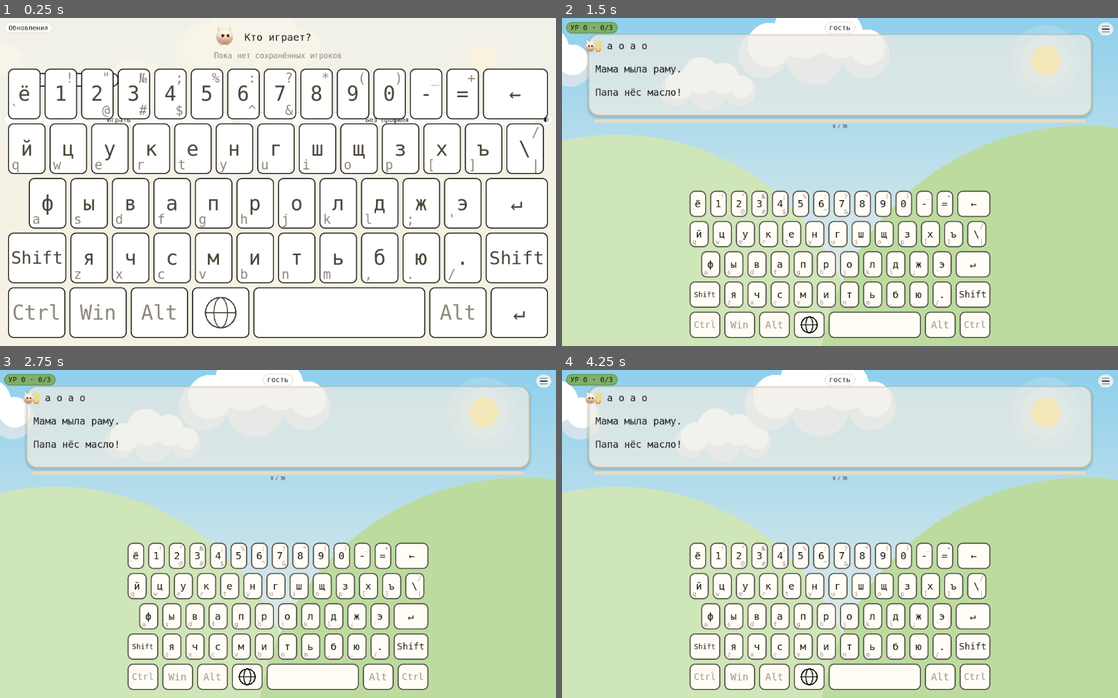
Above: before the commit, frames 1-4 (two rows, left to right).
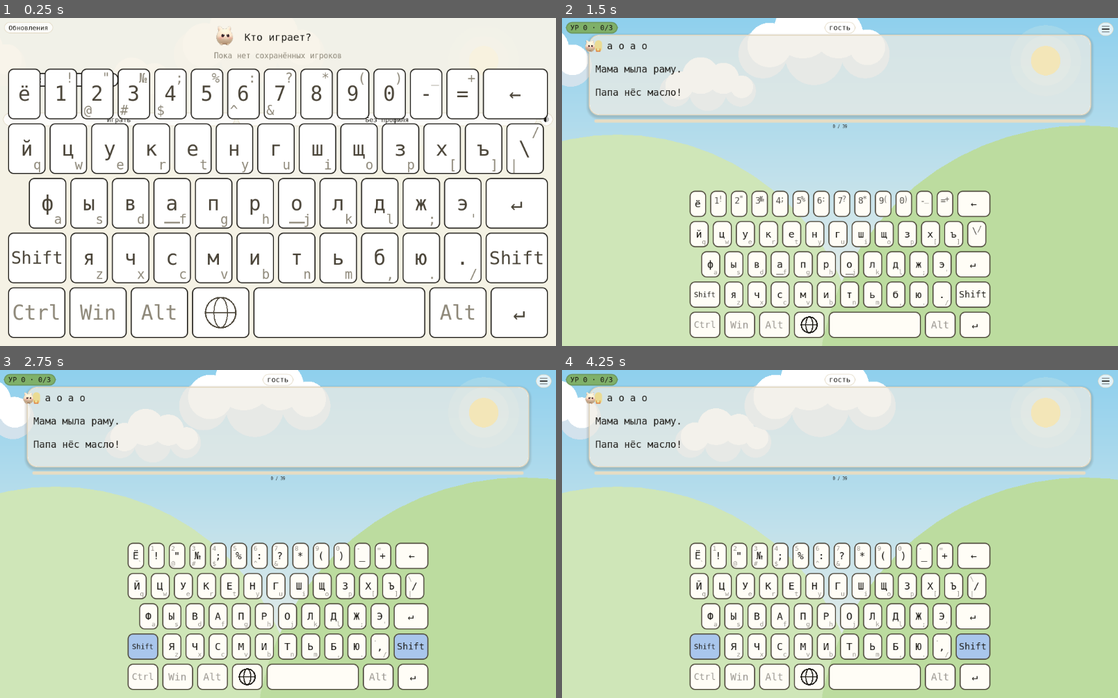
Above: after the commit, the same moments.

Repository: NikitaShubin/ModernBabyType
Game: Godot game, scene res://scenes/main.tscn
Same seed, same stepped clock (60 frames per second), same inputs: the game is played once before the commit and once after it.
Inputs (mouse positions are in pixels of both pictures, inside the frame that each line leads up to):
- Up to frame 1 (0.25 s): no input
- Up to frame 2 (1.5 s): tap Enter at 0.5 s; move the mouse to (962, 165) at 0.52 s; hold Right 0.53-1.28 s; tap Shift at 0.6, 1.35 s; click (962, 165) at 0.67 s; tap Space at 0.77, 1.25 s; move the mouse to (728, 198) at 1.27 s; hold Down from 1.28 s (still down)
- Up to frame 3 (2.75 s): tap Space at 1.52 s; tap Enter at 2, 2.1 s; move the mouse to (333, 461) at 2.02 s; release Down at 2.03 s; hold Right from 2.03 s (still down); tap Shift at 2.3 s
- Up to frame 4 (4.25 s): move the mouse to (812, 599) at 2.77 s; release Right at 2.78 s; hold Up 2.78-3.53 s; tap Keypad Enter at 2.85 s; click (812, 599) at 2.92 s; tap Space at 3.02, 3.77 s; tap Shift at 3.05, 3.8 s; move the mouse to (1006, 583) at 3.52 s; hold Left from 3.53 s (still down); tap Backspace at 3.6 s

The runs differ from the first frame. In frame 1, 1.3% of the frame differs, in the area x 2-97%, y 26-81%; in frame 2, 0.6%; in frame 3, 1.9%, in the area x 23-77%, y 53-95%; in frame 4, 1.9%.
Error before the commit: Invalid assignment of property or key 'bg_color' with value of type 'Color' on a base object of type 'Nil'. (res://scripts/menu.gd:1277)
Error after the commit: Invalid assignment of property or key 'bg_color' with value of type 'Color' on a base object of type 'Nil'. (res://scripts/menu.gd:1307)

Commit message:
Вспышка нажатия, рисочки на а и о, ввод на доске, живое ночное небо
Что просил автор (10.2026):

- «у Ё ещё есть ~» — у ё теперь только своя пара ё/Ё, английского
  обратного апострофа на клавише нет.
- Углы по главной диагонали: русская основа — левый верхний,
  английская — правый нижний, шифты — правый верхний и левый нижний
  (раньше обе раскладки загонялись в левые углы). У каждого знака свой
  угол, и он туда же возвращается.
- Нажатая клавиша вспыхивает отдельной заливкой: видно, что попал в
  неё, а при промахе — что мимо. Физический шифт меняет состояние
  доски мгновенно, как щипок на самой доске.
- Тактильные рисочки у нижнего края клавиш «а» и «о» — те же, что под
  указательными пальцами на настоящей клавиатуре.
- Клавиша ввода: пока часть букв уровня серая (проходится сама), её на
  доске нет — вводить нечего. Когда открылись все буквы или уровень
  пройден, снизу появляется ↵ и листает дальше.
- Ночное небо живое: метеоры падают по диагонали, максимум два в небе и
  раз в 6–13 с (безмятечно, как птицы днём). Гаснут на верхней трети
  неба — ниже всё равно уходят под карточку с текстом. Днём метеоров
  нет; смена дня/ночи разгоняет их сразу.

Тесты: combo_test — вспышка (горит, гаснет сама, промах не зажигает),
ввод на доске (нет при серых буквах, появляется при открытых, в партии
молчит, на финише листает), метеоры (днём нет, ночью падают, толпы нет,
смена режима разгоняет); logic_test — ё без латинской пары и углы по
диагонали.

Попутно починен старый дефект: _find_space_cell искала пробел только в
первой строке, и сценарии половины пробела падали, когда случайный
текст давал пробел не там.

Diff:
--- a/game/scripts/kbd.gd
+++ b/game/scripts/kbd.gd
@@ -78,6 +78,9 @@
 const OVERLOAD := {
 	".": [".", ",", "/", "?"],
 	"\\": ["\\", "/", "\\", "|"],
+	# «ё» — буква без английской пары: на настоящей русской раскладке
+	# на ней только «ё» и «Ё» (автор 10.2026: «у Ё ещё есть ~»).
+	"ё": ["ё", "Ё", "ё", "Ё"],
 }
 
 ## Знаки с шифтом у тех клавиш, чья пара в английской раскладке — сама
@@ -177,10 +180,12 @@
 ## Свой угол знака: по РОЛИ в легендах, а не по месту в списке мелких.
 ## Иначе все буквы делят один угол (автор 10.2026: «у каждого знака на
 ## клавише свой угол, и она должна из него выходить в центр и
-## возвращаться назад в свой угол»). Углы: 0 — левый верхний,
-## 1 — правый верхний, 2 — левый нижний, 3 — правый нижний.
-## У буквенных клавиш рисуются только основания двух раскладок:
-## русская — в левом верхнем, латинская — в левом нижнем.
+## возвращаться назад в свой угол»).
+## Раскладки стоят по главной диагонали (автор 10.2026: «кириллица и
+## латинница в противоположных углах на главной диагонали, а ты загнал
+## их обеих в левые углы»): русская основа — левый верхний, русский
+## шифт — правый верхний, английская основа — правый нижний,
+## английский шифт — левый нижний.
 static func corner_for(s: String, sym: String) -> int:
 	if sym == "":
 		return 0
@@ -509,7 +514,8 @@
 	ci: CanvasItem, area: Rect2, lang: String, shift: bool,
 	enter: bool, font: Font, fs: int, sb: StyleBox, sb_on: StyleBox, ink: Color,
 	hi: Array = [], hi_sb: StyleBox = null, ink_dim: Color = Color(0, 0, 0, 0),
-	morph := 1.0, morph_from := "", morph_shift := false
+	morph := 1.0, morph_from := "", morph_shift := false,
+	press_sb: StyleBox = null, press_key := ""
 ) -> void:
 	# hi — подписи клавиш, которые игра подсвечивает после простоя
 	# (вместо текстовой подсказки «Нажми К»). hi_sb рисует их вызыватель
@@ -518,6 +524,8 @@
 	# противоположной руки) с мягкой градиентной границей.
 	# ink_dim — приглушённые чернила для неактивных подписей: у каждой
 	# буквы напечатаны обе раскладки, активная светится ярче.
+	# press_sb — заливка нажатой клавиши: человек должен видеть, что
+	# попал в ту самую клавишу (или промахнулся мимо всех).
 	# morph (0..1), morph_from и morph_shift — перелёт: старая
 	# центральная подпись уходит в свой угол, новая выходит из своего
 	# в центр (требование автора 10.2026). morph_from пустой или
@@ -533,6 +541,8 @@
 		var r := b["r"] as Rect2
 		var s := String(b["s"])
 		var box := sb_on if (s == "Shift" or s == "ShiftR") and shift else sb
+		if press_sb != null and s == press_key:
+			box = press_sb
 		var hi_side := _hi_side_for(s, hi)
 		var exact := hi_sb != null and s in hi
 		if exact:
@@ -607,6 +617,10 @@
 		Vector2(r.get_center().x - tw * 0.5, r.get_center().y + float(font.get_height(f)) * 0.3),
 		main, HORIZONTAL_ALIGNMENT_LEFT, -1.0, f, ink
 	)
+	# Рисочки под указательные пальцы: на настоящей клавиатуре клавиши
+	# «а» и «о» приподняты, их находят не глядя.
+	if s == "а" or s == "о":
+		_bump(ci, r, dim)
 	var smalls := small_legends(s, lang, shift)
 	for i in smalls.size():
 		var t := String(smalls[i])
@@ -672,9 +686,9 @@
 		1:
 			return Rect2(r.end.x - w - pad, r.position.y + pad, w, h)
 		2:
+			return Rect2(r.end.x - w - pad, r.end.y - h - pad, w, h)
+		3:
 			return Rect2(r.position.x + pad, r.end.y - h - pad, w, h)
-		3:
-			return Rect2(r.end.x - w - pad, r.end.y - h - pad, w, h)
 	return Rect2(r.position.x + pad, r.position.y + pad, w, h)
 
 
@@ -713,6 +727,17 @@
 			ci.draw_rect(Rect2(r.position.x + half - (float(i) + 1.0) * w, r.position.y, w + 1.0, r.size.y), c)
 
 
+## Тактильный рисочек на «а» и «о»: на настоящей клавиатуре под указательными
+## пальцами клавиши чуть приподняты — их находят не глядя. Рисуем
+## короткую черту у нижнего края клавиши.
+static func _bump(ci: CanvasItem, r: Rect2, ink: Color) -> void:
+	var w := r.size.x * 0.42
+	var h := maxf(2.0, r.size.y * 0.035)
+	var x := r.get_center().x - w * 0.5
+	var y := r.end.y - h - r.size.y * 0.10
+	ci.draw_rect(Rect2(x, y, w, h), ink)
+
+
 ## Глобус кнопки языка: круг, вертикальный меридиан-эллипс и горизонталь.
 static func _draw_globe(ci: CanvasItem, c: Vector2, rad: float, ink: Color) -> void:
 	ci.draw_arc(c, rad, 0.0, TAU, 32, ink, 2.5)
--- a/game/scripts/main.gd
+++ b/game/scripts/main.gd
@@ -160,9 +160,16 @@
 var kb_morph_from := ""
 ## Состояние шифта, из которого шёл перелёт.
 var kb_morph_shift := false
+## Клавиша под пальцем и сколько она ещё горит: человек должен видеть,
+## что нажал ту самую клавишу (или промахнулся мимо всех).
+var kb_press := ""
+var kb_press_t := 0.0
+const KB_PRESS_T := 0.22
 var kb_shift := false
 var kb_key_sb: StyleBoxFlat
 var kb_on_sb: StyleBoxFlat
+## Заливка нажатой клавиши: та же краска ночью.
+var kb_press_sb: StyleBoxFlat
 var kb_hi_sb: StyleBoxFlat
 
 
@@ -315,6 +322,8 @@
 	bar_fill_sb = Ui.panel_sb(Color("#7fb069"), 5.0)
 	kb_key_sb = Ui.panel_sb(Color("#fffdf6"), 10.0, Color("#4a4438"), 2.0, false)
 	kb_on_sb = Ui.panel_sb(Color("#a9c6ec"), 10.0, Color("#4a4438"), 2.0, false)
+	# Нажатая клавиша — заметная заливка: попал или промахнулся.
+	kb_press_sb = Ui.panel_sb(Color("#ffd98a"), 10.0, Color("#4a4438"), 2.5, false)
 	kb_hi_sb = Ui.panel_sb(Color("#ffd75e"), 10.0, Color("#4a4438"), 2.0, false)
 	card_p = _panel_node(card_sb)
 	hud_p = _panel_node(pill_sb)
@@ -373,6 +382,8 @@
 		kb_hi_sb.border_color = Color("#ffd75e")
 		kb_on_sb.bg_color = Color("#8ab4e0")
 		kb_on_sb.border_color = Color("#8b93a8")
+		kb_press_sb.bg_color = Color("#6b5a2a")
+		kb_press_sb.border_color = Color("#8b93a8")
 		# Ночью буквы светлые, а заяц и ёж — белые спрайты: без контура
 		# буква, попавшая на спрайт, терялась (видел на эмуляторе).
 		for tl in text_labels:
@@ -393,6 +404,8 @@
 		kb_hi_sb.bg_color = Color("#ffd75e")
 		kb_hi_sb.border_color = Color("#4a4438")
 		kb_on_sb.bg_color = Color("#a9c6ec")
+		kb_press_sb.bg_color = Color("#ffd98a")
+		kb_press_sb.border_color = Color("#4a4438")
 		kb_on_sb.border_color = Color("#4a4438")
 		# Днём буквы тёмные на светлой карточке — контур не нужен.
 		for tl in text_labels:
@@ -1055,6 +1068,13 @@
 	# глобусу состояние не перебивает.
 	if ke.unicode > 0:
 		_follow_keyboard_lang(String.chr(ke.unicode))
+	# Физический шифт — тоже шифт доски: состояние клавиш должно меняться
+	# сразу, как его меняет щипок на самой доске (автор 10.2026: «нажатие
+	# шифта должно сразу менять состояние клавиш»). Отпускание приходит
+	# отдельным событием с pressed = false — его мы уже отсеяли выше.
+	if ke.keycode == KEY_SHIFT:
+		_set_kb_shift(not kb_shift)
+		return
 	_poke_idle()
 	if ke.keycode == KEY_ESCAPE:
 		if menu_open:
@@ -1518,6 +1538,9 @@
 	# тянуть игру.
 	if kb_morph < 1.0:
 		kb_morph = minf(1.0, kb_morph + dt / KB_MORPH_T)
+		queue_redraw()
+	if kb_press_t > 0.0:
+		kb_press_t = maxf(0.0, kb_press_t - dt)
 		queue_redraw()
 	# Высота раскладки — всегда своя клавиатура: система больше не
 	# участвует, замеров и подстройки нет, раскладка не прыгает сама.
@@ -2225,22 +2248,50 @@
 		c.a = 0.45 + 0.35 * pulse
 		kb_hi_sb.bg_color = c
 	Kbd.draw(
-		self, _own_rect(), kb_lang, kb_shift, false, mono,
+		self, _own_rect(), kb_lang, kb_shift, _kb_enter_shown(), mono,
 		int(30.0 * k), kb_key_sb, kb_on_sb, _ui_ink(), hi, kb_hi_sb, _ui_dim(),
-		kb_morph, kb_morph_from, kb_morph_shift
+		kb_morph, kb_morph_from, kb_morph_shift, kb_press_sb, kb_press
 	)
 
 
 ## Нажатие на свою клавишу: символ — в _type_char, стереть — в _backspace,
 ## слой — дальше по кругу, шифт — флип. Напрямую, без key-событий: IME тут
 ## не участвует вообще, composing-переписям неоткуда взяться.
+## Вспышка нажатой клавиши: человек должен видеть, что попал именно в неё
+## (а если промахнулся — что не попал ни в одну). Гасится сама.
+func _flash(key: String) -> void:
+	kb_press = key
+	kb_press_t = KB_PRESS_T
+	queue_redraw()
+
+
+## Показывает ли доска ввод ↵. Пока часть букв текста ещё серая
+## (проходится сама), ввода на доске нет — и вводить нечего. Когда
+## открылись все буквы уровня (или он пройден), снизу появляется ↵,
+## как на настоящей клавиатуре (автор 10.2026: «к полной разблокировке
+## всех клавиш эта клавиша точно должна быть»).
+func _kb_enter_shown() -> bool:
+	if state == "won" or state == "lost":
+		return true
+	if display_lines.is_empty():
+		return false
+	for line in display_lines:
+		for i in line.length():
+			var ch := line.substr(i, 1)
+			if ch != " " and not _is_active(ch):
+				return false
+	return true
+
+
 func _own_press(pos: Vector2) -> bool:
 	if not _own_shown():
 		return false
 	_poke_idle()
-	var act := Kbd.hit(_own_rect(), kb_shift, false, pos)
+	var act := Kbd.hit(_own_rect(), kb_shift, _kb_enter_shown(), pos)
 	if act == "":
 		return false
+	# Вспышка сразу на любую нажатую клавишу — человек видит, куда попал.
+	_flash(act)
 	if act == "ввод":
 		# Как физический Enter: на финале — дальше, в партии молчит.
 		if state != "playing":
--- a/game/scripts/meadow.gd
+++ b/game/scripts/meadow.gd
@@ -18,6 +18,12 @@
 ## Птицы: [pos, phase, size, dir, age]. Летают только днём.
 var _birds: Array = []
 var _bird_cd := 4.0
+## Метеоры: [pos, dir, len, life, speed]. Падают только ночью — днём небо
+## и так живое (птицы, облака), а ночью оно было пустое и скучное
+## (автор 10.2026: «ночное небо слишком скучное, надо добавить метеоритов
+## или комет… пусть ночью тоже что-то будет»).
+var _meteors: Array = []
+var _meteor_cd := 3.0
 
 
 func _ready() -> void:
@@ -41,9 +47,11 @@
 		grad.set_color(1, Color("#f7f3e8"))
 	_sky.gradient = grad
 	# Смена дня/ночи разгоняет стаю сразу: ночные птицы не летают,
-	# дневные при ночи не нужны.
+	# дневные при ночи не нужны. С метеорами так же.
 	_birds.clear()
 	_bird_cd = 6.0
+	_meteors.clear()
+	_meteor_cd = 3.5
 	queue_redraw()
 
 
@@ -58,6 +66,24 @@
 	if not night and _bird_cd <= 0.0 and _birds.size() < 3:
 		_bird_cd = randf_range(8.0, 16.0)
 		_spawn_bird()
+	# Метеоры — только ночью, не чаще одной штуки в 6–13 секунд и не
+	# больше двух в небе: безмятечность важнее зрелищности.
+	if night:
+		_meteor_cd -= dt
+		if _meteor_cd <= 0.0 and _meteors.size() < 2:
+			_meteor_cd = randf_range(6.0, 13.0)
+			_spawn_meteor()
+		for i in range(_meteors.size() - 1, -1, -1):
+			var m: Array = _meteors[i]
+			var mv := (m[1] as Vector2) * float(m[4]) * dt
+			m[0] = (m[0] as Vector2) + mv
+			m[3] = float(m[3]) + dt
+			# Гасим на верхней трети неба: ниже метеор всё равно уходит
+			# под карточку с текстом, где его не видно.
+			var ms := get_viewport_rect().size
+			if (m[0] as Vector2).y > ms.y * 0.45 or (m[0] as Vector2).x < -80.0 \
+				or (m[0] as Vector2).x > ms.x + 80.0:
+				_meteors.remove_at(i)
 	for i in range(_birds.size() - 1, -1, -1):
 		var b: Array = _birds[i]
 		b[0] = (b[0] as Vector2) + Vector2(float(b[3]) * _bird_speed(), 0.0) * dt
@@ -87,6 +113,43 @@
 	_birds.append([
 		pos, randf() * TAU, randf_range(9.0, 14.0) * _scale(), dir, 0.0
 	])
+
+
+## Новый метеор: падает сверху по диагонали вниз, хвост смотрит назад
+## по движению. Длина и скорость — с разбросом, чтобы два подряд не
+## были копией.
+func _spawn_meteor() -> void:
+	var s := get_viewport_rect().size
+	if s.x <= 0.0 or s.y <= 0.0:
+		return
+	var sc := _scale()
+	var side := 1.0 if randf() < 0.5 else -1.0
+	var dir := Vector2(side * randf_range(0.30, 0.75), 1.0).normalized()
+	_meteors.append([
+		Vector2(randf_range(s.x * 0.12, s.x * 0.88), -20.0 * sc),
+		dir, randf_range(40.0, 90.0) * sc, 0.0, randf_range(260.0, 420.0) * sc
+	])
+
+
+## Метеор: яркая голова и хвост из четырёх отрезков с падающей
+## прозрачностью. Затухает по краям полёта: на чём-то исчезает резко.
+func _draw_meteors() -> void:
+	var sc := _scale()
+	for m in _meteors:
+		var p: Vector2 = m[0]
+		var dir: Vector2 = m[1]
+		var life: float = float(m[3])
+		var ln: float = float(m[2])
+		var fade := clampf(life * 2.0, 0.0, 1.0)
+		for i in 4:
+			var t0 := float(i) / 4.0
+			var t1 := float(i + 1) / 4.0
+			draw_line(
+				p - dir * ln * t1, p - dir * ln * t0,
+				Color(1.0, 0.97, 0.88, (1.0 - t0) * 0.80 * fade),
+				(2.8 - 0.5 * float(i)) * sc
+			)
+		draw_circle(p, 2.6 * sc, Color(1.0, 0.99, 0.95, fade))
 
 
 ## Чайка-галочка: два крыла-дуги, машут синусом от фазы и возраста.
@@ -146,6 +209,8 @@
 	if night:
 		_draw_stars(s)
 		_draw_moon(s)
+		# Метеоры — по небу, до холмов: падая, они не летят над землёй.
+		_draw_meteors()
 	else:
 		_draw_sun(s)
 	# Холмы — поверх звёзд: небо кончается там, где начинается земля,
--- a/game/scripts/menu.gd
+++ b/game/scripts/menu.gd
@@ -88,8 +88,15 @@
 const KB_MORPH_T := 0.22
 ## Состояние шифта, из которого шёл перелёт.
 var kb_morph_shift := false
+## Клавиша под пальцем и сколько она ещё горит: человек должен видеть,
+## что нажал ту самую клавишу (или промахнулся мимо всех).
+var kb_press := ""
+var kb_press_t := 0.0
+const KB_PRESS_T := 0.22
 var kb_shift := false
 var kb_key_sb: StyleBoxFlat
+## Заливка нажатой клавиши (та же краска ночью).
+var kb_press_sb: StyleBoxFlat
 ## Ручной режим ночи из настроек: 0 день, 1 ночь, -1 авто (система).
 ## Кнопка крутит по кругу день → ночь → авто.
 var nmode := -1
@@ -108,8 +115,16 @@
 	Kbd.draw(
 		self, _own_rect(), kb_lang, kb_shift, true, mono,
 		int(30.0 * k), kb_key_sb, selbox_sb, _uitext(), [], null, _dim(),
-		kb_morph, kb_morph_from, kb_morph_shift
+		kb_morph, kb_morph_from, kb_morph_shift, kb_press_sb, kb_press
 	)
+
+
+## Вспышка нажатой клавиши: человек должен видеть, что попал именно в неё
+## (а если промахнулся — что не попал ни в одну). Гасится сама.
+func _flash(key: String) -> void:
+	kb_press = key
+	kb_press_t = KB_PRESS_T
+	queue_redraw()
 
 
 func _own_press(pos: Vector2) -> bool:
@@ -118,6 +133,7 @@
 	var act := Kbd.hit(_own_rect(), kb_shift, true, pos)
 	if act == "":
 		return false
+	_flash(act)
 	if act == "стереть":
 		input_text = input_text.left(maxi(0, input_text.length() - 1))
 	elif act == "язык":
@@ -161,6 +177,8 @@
 	row_idle_sb = Ui.panel_sb(Color(1, 1, 1, 0.45), 12.0)
 	box_sb = Ui.panel_sb(Color("#ffffff"), 10.0, INK, 2.0, false)
 	kb_key_sb = Ui.panel_sb(Color("#ffffff"), 10.0, INK, 2.0, false)
+	# Нажатая клавиша — заметная заливка: попал или промахнулся.
+	kb_press_sb = Ui.panel_sb(Color("#ffd98a"), 10.0, INK, 2.5, false)
 	selbox_sb = Ui.panel_sb(Color("#a9c6ec"), 10.0, INK, 2.0, false)
 	hint_sb = Ui.panel_sb(Color(1, 1, 1, 0.72), 14.0, Color("#e0d5bd"), 1.5, false)
 	_meadow = Meadow.new()
@@ -343,6 +361,13 @@
 	# автора 10.2026).
 	if ke.unicode > 0:
 		_follow_keyboard_lang(String.chr(ke.unicode))
+	# Физический шифт — тоже шифт доски: состояние клавиш должно меняться
+	# сразу, как его меняет щипок на самой доске (автор 10.2026: «нажатие
+	# шифта должно сразу менять состояние клавиш»). Отпускание приходит
+	# отдельным событием с pressed = false — его мы уже отсеяли выше.
+	if ke.keycode == KEY_SHIFT:
+		_set_kb_shift(not kb_shift)
+		return
 	if ke.keycode == KEY_F2:
 		chosen.emit(resume_user)
 		_eaten()
@@ -419,6 +444,9 @@
 func _process(dt: float) -> void:
 	if kb_morph < 1.0:
 		kb_morph = minf(1.0, kb_morph + dt / KB_MORPH_T)
+		queue_redraw()
+	if kb_press_t > 0.0:
+		kb_press_t = maxf(0.0, kb_press_t - dt)
 		queue_redraw()
 	_poll_update()
 
@@ -1273,6 +1301,8 @@
 		hint_sb.border_color = Color("#3a4a6b")
 		kb_key_sb.bg_color = Color("#232c44")
 		kb_key_sb.border_color = Color("#8b93a8")
+		kb_press_sb.bg_color = Color("#6b5a2a")
+		kb_press_sb.border_color = Color("#8b93a8")
 	else:
 		row_idle_sb.bg_color = Color(1, 1, 1, 0.45)
 		box_sb.bg_color = Color("#ffffff")
@@ -1283,6 +1313,8 @@
 		hint_sb.border_color = Color("#e0d5bd")
 		kb_key_sb.bg_color = Color("#ffffff")
 		kb_key_sb.border_color = INK
+		kb_press_sb.bg_color = Color("#ffd98a")
+		kb_press_sb.border_color = INK
 	if _meadow != null:
 		_meadow.night = night
 		_meadow._apply_sky()
--- a/game/tests/combo_test.gd
+++ b/game/tests/combo_test.gd
@@ -666,7 +666,11 @@
 
 func _kbd_buttons() -> Dictionary:
 	var out := {}
-	for b in Kbd.buttons(_main._own_rect(), _main.kb_shift):
+	# Флаг ввода — как в игре: пока не все буквы открылись, клавиши
+	# ↵ на доске нет, и геометрия низа иначе.
+	for b in Kbd.buttons(
+		_main._own_rect(), _main.kb_shift, _main._kb_enter_shown()
+	):
 		var rect: Rect2 = b["r"]
 		var label := String(b["s"])
 		out[label] = rect.get_center()
@@ -1582,16 +1586,20 @@
 
 
 ## Ставит зайца на первый пробел первой строки (для проверки половин).
+## Встать курсором на пробел — в любой строке, не только в первой: текст
+## уровня случаен, и пробел в первой строке не гарантирован (сценарий
+## половины пробела падал из-за этого).
 func _find_space_cell() -> bool:
-	var line: String = _main.display_lines[0]
-	for p in line.length():
-		if line.substr(p, 1) == " ":
-			_main.cursor_line = 0
-			_main.cursor_pos = p
-			_main.hero_r = _main._hero_pos()
-			_main.errors.clear()
-			_main.idle_t = _main._hint_delay() + 0.5
-			return _main._current() == " "
+	for l in _main.display_lines.size():
+		var line: String = _main.display_lines[l]
+		for p in line.length():
+			if line.substr(p, 1) == " ":
+				_main.cursor_line = l
+				_main.cursor_pos = p
+				_main.hero_r = _main._hero_pos()
+				_main.errors.clear()
+				_main.idle_t = _main._hint_delay() + 0.5
+				return _main._current() == " "
 	return false
 
 
@@ -1734,6 +1742,159 @@
 		_main.typed_ok == ok0 + 1 or _main.errors.size() == marks0 + 1,
 		"%s: the backslash press vanished" % tag
 	)
+
+
+## 46. Клавиша ввода: пока часть букв серая, её на доске нет — вводить
+## нечего. Когда открылись все буквы уровня, снизу появляется ↵, и он
+## листает дальше (автор 10.2026: «к полной разблокировке всех клавиш эта
+## клавиша точно должна быть»).
+func _case_enter_key() -> void:
+	_fresh(0, 0)
+	_kbd_on()
+	var tag := "enter key"
+	# Серые буквы на месте — ввода нет.
+	_check(
+		not _main._kb_enter_shown(),
+		"%s: the enter key shows while letters are still grey" % tag
+	)
+	# Открываем все буквы текста (как это делает верный ввод).
+	for ch: String in _text_chars():
+		_main.active[ch] = true
+	_main.active[" "] = true
+	_check(
+		_main._kb_enter_shown(),
+		"%s: the enter key did not appear with all letters unlocked" % tag
+	)
+	var btns := _kbd_buttons()
+	if not btns.has("↵"):
+		_check(false, "%s: no enter key on the board" % tag)
+		return
+	# Пока текст не дописан, ввод на доске честно молчит (как физический).
+	var ok0: int = _main.typed_ok
+	_main._own_press(btns["↵"])
+	_tick(tag)
+	_check(
+		String(_main.state) == "playing",
+		"%s: the enter key advanced mid-text (state=%s)" % [tag, _main.state]
+	)
+	# Дописали уровень верно — ввод листает дальше.
+	for _i in 400:
+		if String(_main.state) == "won":
+			break
+		var want: String = _main._current()
+		if want == "":
+			break
+		_main._type_char(want)
+	_tick(tag)
+	if String(_main.state) == "won":
+		var btns2 := _kbd_buttons()
+		if btns2.has("↵"):
+			_main._own_press(btns2["↵"])
+			_tick(tag)
+			_check(
+				String(_main.state) != "won",
+				"%s: the enter key did not start the next level" % tag
+			)
+
+
+## Все непустые символы уровня — чтобы «открыть» их в active.
+func _text_chars() -> Array[String]:
+	var out: Array[String] = []
+	for line: String in _main.display_lines:
+		for i in line.length():
+			var ch: String = line.substr(i, 1)
+			if ch != "" and not out.has(ch):
+				out.append(ch)
+	return out
+
+
+## 47. Ночное небо живое: метеоры падают ночью и не летают днём
+## (автор 10.2026: «ночное небо слишком скучное… пусть ночью тоже
+## что-то будет»).
+func _case_night_meteors() -> void:
+	_fresh(0, 0)
+	var tag := "night meteors"
+	var m: Node = _main.get_node_or_null("Meadow")
+	if m == null:
+		for c in _main.get_children():
+			if c is Meadow:
+				m = c
+				break
+	if m == null:
+		_check(false, "%s: the meadow is missing" % tag)
+		return
+	# Днём метеоров нет.
+	m.night = false
+	m._meteor_cd = 0.0
+	m._meteors.clear()
+	for _i in 120:
+		m._process(1.0 / 60.0)
+	_check(
+		(m._meteors as Array).is_empty(),
+		"%s: meteors fly in the daytime (%d)" % [tag, (m._meteors as Array).size()]
+	)
+	# Ночью появляются и улетают за край.
+	m.night = true
+	m._meteor_cd = 0.0
+	for _i in 120:
+		m._process(1.0 / 60.0)
+	_check(
+		not (m._meteors as Array).is_empty(),
+		"%s: no meteor after two seconds of night sky" % tag
+	)
+	var first: Vector2 = (m._meteors as Array)[0][0]
+	m._process(0.2)
+	var moved: Vector2 = (m._meteors as Array)[0][0]
+	_check(moved.y > first.y, "%s: the meteor does not fall" % tag)
+	for _i in 900:
+		m._process(1.0 / 60.0)
+	_check(
+		(m._meteors as Array).size() <= 2,
+		"%s: the night sky is crowded (%d)" % [tag, (m._meteors as Array).size()]
+	)
+	# Смена на день разгоняет метеоры сразу.
+	m.night = false
+	m._apply_sky()
+	_check(
+		(m._meteors as Array).is_empty(),
+		"%s: meteors survived the switch to day" % tag
+	)
+
+
+## 45. Нажатая клавиша вспыхивает: человек должен видеть, что попал
+## именно в неё, а если промахнулся — что мимо. Вспышка гасится сама.
+func _case_press_flash() -> void:
+	_fresh(0, 1)
+	_kbd_on()
+	var tag := "press flash"
+	var btns := _kbd_buttons()
+	_main._own_press(btns["пробел"])
+	_tick(tag)
+	_check(
+		String(_main.kb_press) == "пробел" and float(_main.kb_press_t) > 0.0,
+		"%s: the pressed key does not light up (got «%s»)" % [tag, _main.kb_press]
+	)
+	# Гаснет сама, без новых нажатий.
+	for _i in 40:
+		_tick(tag)
+	_check(
+		float(_main.kb_press_t) <= 0.0,
+		"%s: the flash never faded (%.2f)" % [tag, _main.kb_press_t]
+	)
+	# Промахнулся — не засветилась ни одна клавиша.
+	_main.kb_press = ""
+	_main.kb_press_t = 0.0
+	_main._own_press(Vector2(-50.0, -50.0))
+	_check(
+		String(_main.kb_press) == "" and float(_main.kb_press_t) <= 0.0,
+		"%s: a miss outside the board lit something up" % tag
+	)
+	# Физический шифт меняет состояние доски мгновенно (автор 10.2026).
+	_main.kb_press_t = 0.0
+	_main.call("_unhandled_key_input", _key(KEY_SHIFT))
+	_check(bool(_main.kb_shift), "%s: the physical shift did not arm the board" % tag)
+	_main.call("_unhandled_key_input", _key(KEY_SHIFT))
+	_check(not bool(_main.kb_shift), "%s: the physical shift did not disarm the board" % tag)
 
 
 ## 44. Язык ввода доска берёт у СИСТЕМЫ, а не угадывает по сочетанию
@@ -2130,6 +2291,9 @@
 	_case_reflow_typed_cells()
 	_case_shift_hands()
 	_case_backslash_key()
+	_case_night_meteors()
+	_case_enter_key()
+	_case_press_flash()
 	_case_lang_state()
 	_case_chaos(1500)
 	_cases = 40
--- a/game/tests/logic_test.gd
+++ b/game/tests/logic_test.gd
@@ -380,7 +380,10 @@
 	)
 	_check(K.legends("2") == ["2", "\"", "2", "@"], "digit 2 carries both layouts' signs")
 	_check(K.legends("ю") == ["ю", "Ю", ".", ">"], "ю keeps its capital next to its latin dot")
-	_check(K.legends("ё") == ["ё", "Ё", "`", "~"], "ё is a letter key with the backquote pair")
+	_check(
+		K.legends("ё") == ["ё", "Ё", "ё", "Ё"],
+		"ё carries only its own pair, no latin backquote"
+	)
 	_check(
 		K.legends("х") == ["х", "Х", "[", "{"] and K.legends("э") == ["э", "Э", "'", "\""],
 		"keys whose latin pair is punctuation carry the us shift sign"
@@ -441,11 +444,14 @@
 	)
 	# Угол у знака — по роли в легендах, а не по месту в списке мелких:
 	# иначе все буквы делят один угол (автор 10.2026).
+	# Раскладки стоят по главной диагонали (автор 10.2026): русская
+	# основа — левый верхний, английская — правый нижний; шифты —
+	# правый верхний и левый нижний.
 	_check(K.corner_for("ф", "ф") == 0, "the russian letter sits top-left")
-	_check(K.corner_for("ф", "a") == 2, "the latin letter has its own corner")
+	_check(K.corner_for("ф", "a") == 2, "the latin letter stands on the main diagonal")
 	_check(K.corner_for("2", "2") == 0, "the digit keeps the top-left corner")
 	_check(K.corner_for("2", "\"") == 1, "the russian sign keeps the top-right corner")
-	_check(K.corner_for("2", "@") == 3, "the english sign keeps the bottom-right corner")
+	_check(K.corner_for("2", "@") == 3, "the english sign keeps the bottom-left corner")
 	# Перелёт: смена раскладки — все клавиши; щипок шифта — только знаки
 	# (автор: между большой и малой буквой мягкого перехода нет).
 	_check(K.animates("ф", "en", false, "ru"), "a letter animates on a layout switch")
--- a/game/tests/visual_driver.gd
+++ b/game/tests/visual_driver.gd
@@ -255,6 +255,28 @@
 ## Перелёт подписей при смене языка ввода: старая центральная буква ушла
 ## в свой угол и тускнеет, новая выходит из другого угла в центр
 ## (требование автора 10.2026). Два кадра: середина перелёта и конец.
+## Ночь с метеором: небо должно быть живым и ночью (автор 10.2026).
+func _a_night_meteor() -> void:
+	_win(Vector2i(820, 1180))
+	_main._force_touch = true
+	_main.night = true
+	_main.call("_apply_night")
+	for c in _main.get_children():
+		if c is Meadow:
+			(c as Meadow).night = true
+			(c as Meadow)._apply_sky()
+			(c as Meadow)._meteor_cd = 0.0
+			# Ставим метеор на середину неба: иначе он либо улетел за
+			# 14 кадров, либо спрятался за карточкой с текстом.
+			(c as Meadow)._spawn_meteor()
+			if not (c as Meadow)._meteors.is_empty():
+				var met: Array = (c as Meadow)._meteors[0]
+				met[0] = Vector2(230.0, 110.0)
+				met[1] = Vector2(0.62, 1.0).normalized()
+				met[3] = 0.4
+	_main._relayout()
+
+
 func _a_kb_switch_mid() -> void:
 	_main._set_kb_lang("en")
 	_main.kb_morph = 0.35
@@ -484,4 +506,6 @@
 		["31-kbd-morph-end", _a_kb_switch_end, 20],
 		# 19. Перелёт на щипке шифта: у знаков есть, у букв нет.
 		["32-kbd-shift-morph", _a_kb_shift_morph, 2],
+		# 20. Ночь: небо с метеором.
+		["33-night-meteor", _a_night_meteor, 14],
 	]
Not shown, changed: AGENTS.md
